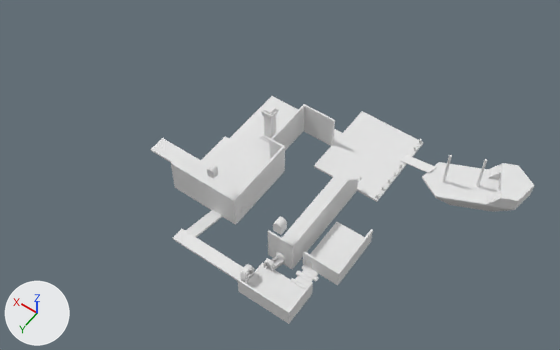
Two versions of the Blender file Assets/FBX/level2_dungeon.blend, one commit apart.
Before and after are seen from a 50 mm camera at (-94.0, 179.0, 317.0) aimed at (44.0, -15.0, 12.0). Lighting does not change. The marker at lower left points along +X, +Y and +Z.
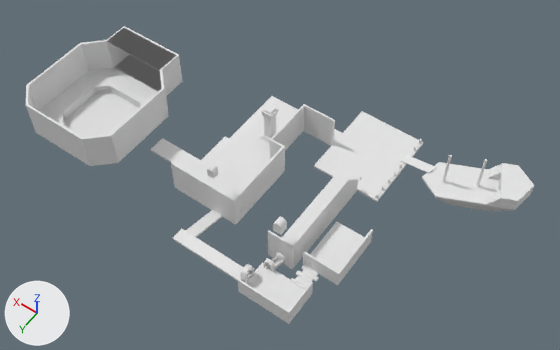
The change, as a list of edits to the scene's bpy script:
```text
Add me_plane_001:
    me_plane_001.from_pydata(...)  # 196 vertices, 190 faces; spans x -1.0..1.0, y -1.38..1.08, z -0.22..0.67
Add ob_plane_001:
    ob_plane_001 = bpy.data.objects.new('Plane.001', me_plane_001)
    ob_plane_001.location = (153.8, -2.4, 1.3)
    ob_plane_001.scale = (30.5, 30.5, 30.5)
```

Location of each change, (x1, y1, x2, y2) in pixels of the pictures (560 x 350 px):
'Plane.001', added: after (25, 26, 183, 166)
'Cube.018', unchanged, uncovered by the edit: after (238, 262, 313, 324)
